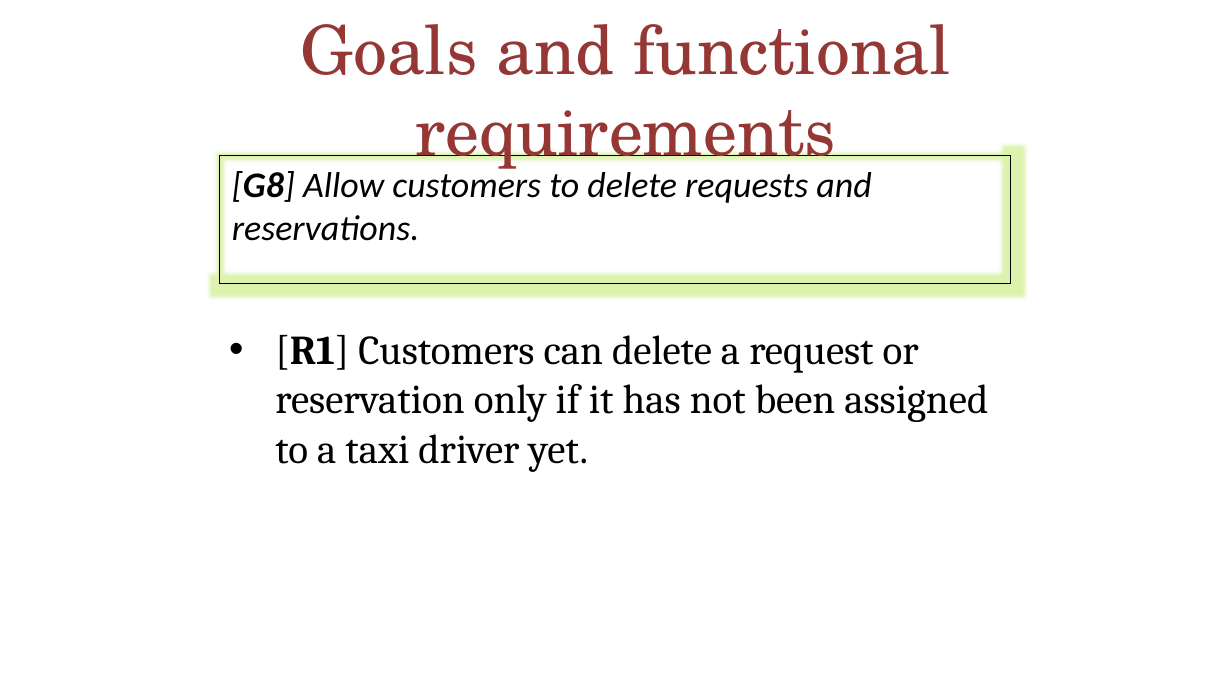
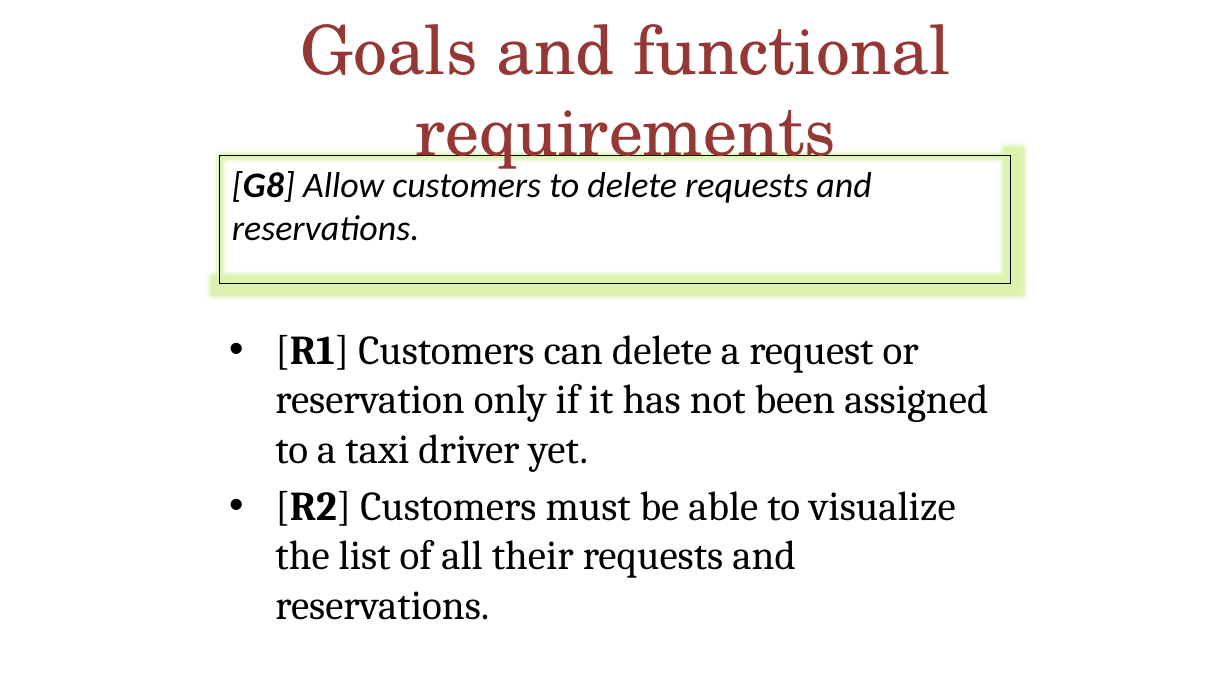
Before and after one commit to MarcoRomani/myTaxyService-SE2-PozziRomani, a slide deck: slide 15 of OtherStuff/FINAL PRESENTATION/MyTaxiService.pptx (slide 12 before the commit). Drawn at 1232x693 pixels with LibreOffice and Linux fonts; fonts in the diff are those of the drawing. Boxes give left, top, right and bottom in pixels: in the first picture for what was removed or moved away, otherwise in the second. Text is boxed around its words. In the diff, an @@ line names an element or a change of style, - is before the commit and + after.

```diff
--- a/OtherStuff/FINAL PRESENTATION/MyTaxiService.pptx
+++ b/OtherStuff/FINAL PRESENTATION/MyTaxiService.pptx
@@ text at (x1=275, y1=491, x2=956, y2=620): paragraph added @@
+• [R2] Customers must be able to visualize the list of all their requests and reservations.
```
Also in this commit, not shown: 5 other slides changed, 6 slides added, 2 other files.
